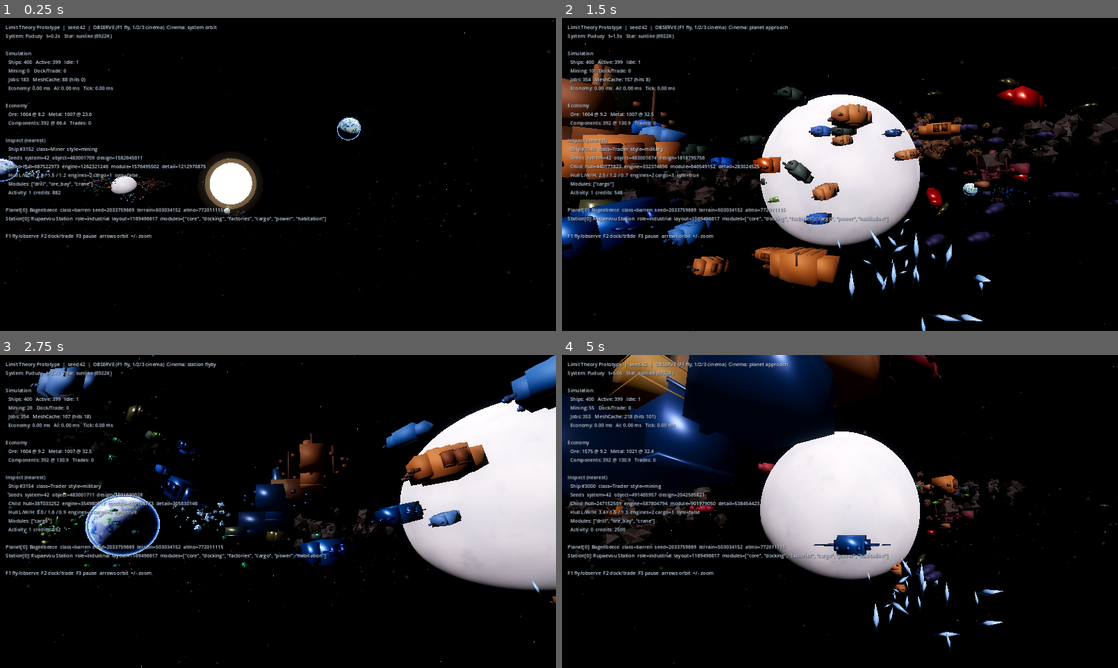
Above: before the commit, frames 1-4 (two rows, left to right).
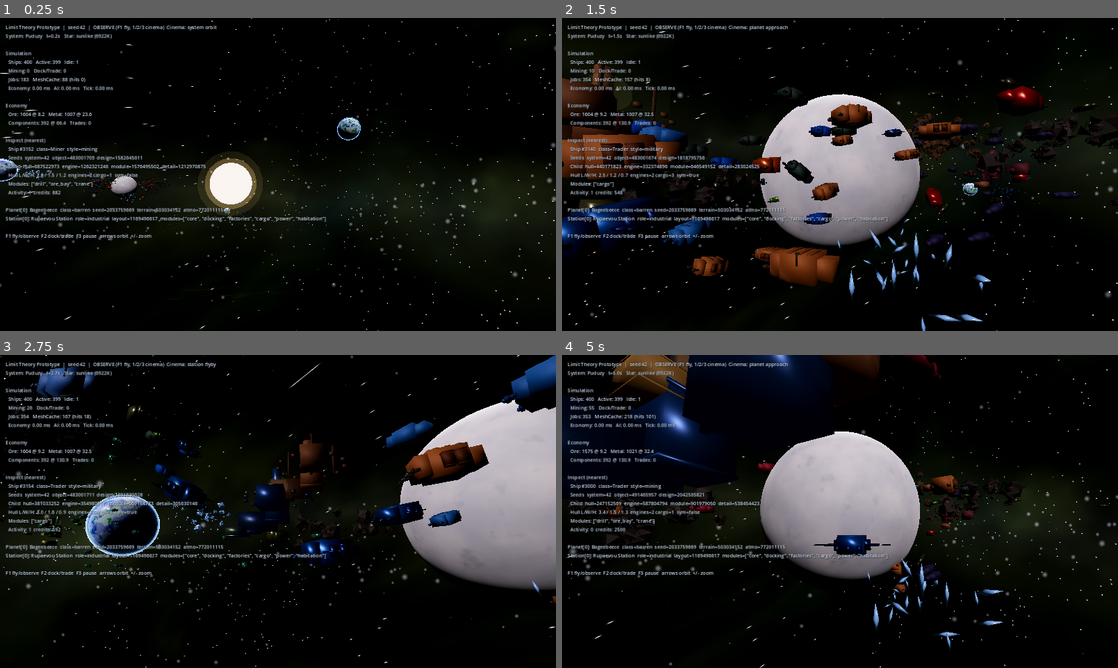
Above: after the commit, the same moments.

Repository: GeneralKnowledge/EternalWar
Game: Godot game, scene res://scenes/main.tscn
Two runs of this game, one before a commit and one after it. Both use one fixed random seed, a clock stepped at 60 frames per second and the inputs below.
Inputs (mouse positions are in pixels of both pictures, inside the frame that each line leads up to):
- Up to frame 1 (0.25 s): no input
- Up to frame 2 (1.5 s): tap Enter at 0.5 s; move the mouse to (962, 158) at 0.52 s; hold Right (ui_right) 0.53-1.28 s; tap 1 at 0.6 s; click (962, 158) at 0.67 s; tap Space at 0.77 s; move the mouse to (728, 190) at 1.27 s; hold Down (ui_down) from 1.28 s (still down); tap 2 at 1.35 s
- Up to frame 3 (2.75 s): tap Space at 1.52 s; move the mouse to (333, 442) at 2.02 s; release Down (ui_down) at 2.03 s; hold Right (ui_right) from 2.03 s (still down); tap 3 at 2.1 s
- Up to frame 4 (5 s): move the mouse to (812, 574) at 2.77 s; release Right (ui_right) at 2.78 s; hold Up (ui_up) 2.78-3.53 s; tap C at 2.85 s; click (812, 574) at 2.92 s; tap Space at 3.02, 3.77, 4.52 s; move the mouse to (1006, 558) at 3.52 s; hold Left (ui_left) from 3.53 s (still down); tap 1 at 3.6 s; move the mouse to (673, 464) at 4.27 s; tap 2 at 4.35 s

The runs differ from the first frame. In frame 1, 5.8% of the frame differs, in the area x 0-100%, y 0-100%; in frame 2, 22%; in frame 3, 20%; in frame 4, 20%.

Commit message:
Fix washed-out black sky with dense starfield and soft backdrop
Restore MultiMesh billboard stars and galactic dust, lift the procedural
sky tint so empty space is not crushed black, and crush bloom/star emission
that was blowing the Compatibility renderer to white.

Co-authored-by: GeneralKnowledge <GeneralKnowledge@users.noreply.github.com>

Diff:
--- a/presentation/generators/starfield_gen.gd
+++ b/presentation/generators/starfield_gen.gd
@@ -3,7 +3,8 @@
 extends RefCounted
 
 
-static func build_multimesh(system_seed: int, count: int = 3200) -> MultiMesh:
+static func build_multimesh(system_seed: int, count: int = 4800) -> MultiMesh:
+	## Dense far-field stars. Counts should stay high so empty sky never reads as flat black.
 	var rng := SeedHash.make_rng(system_seed, "starfield")
 	var mm := MultiMesh.new()
 	mm.transform_format = MultiMesh.TRANSFORM_3D
@@ -13,51 +14,48 @@
 	mm.mesh = quad
 	mm.instance_count = count
 
-	# Cluster seeds + galactic plane bias
 	var clusters: Array[Vector3] = []
 	clusters.append(rng.dir3())
-	for i in mini(72, count):
+	for i in mini(96, count):
 		var base: Vector3 = clusters[rng.randi_range(0, clusters.size() - 1)]
-		var p: Vector3 = (base + rng.dir3() * rng.randf_range(0.04, 0.48)).normalized()
-		clusters.append(p)
+		clusters.append((base + rng.dir3() * rng.randf_range(0.04, 0.48)).normalized())
 
 	# Galactic plane normal (deterministic tilt)
 	var plane_n := Vector3(rng.randf_range(-0.2, 0.2), 1.0, rng.randf_range(-0.2, 0.2)).normalized()
 
 	for i in count:
 		var dir: Vector3
-		var on_plane := rng.randf() < 0.42
+		var on_plane := rng.randf() < 0.45
 		if on_plane:
-			# Sample near galactic plane: project random dir onto plane band
 			dir = rng.dir3()
 			dir = (dir - plane_n * dir.dot(plane_n) * rng.randf_range(0.55, 0.95)).normalized()
 			if rng.randf() < 0.5:
 				dir = (dir + clusters[rng.randi_range(0, clusters.size() - 1)] * 0.35).normalized()
-		elif rng.randf() < 0.75:
-			dir = clusters[rng.randi_range(0, clusters.size() - 1)]
-			dir = (dir + rng.dir3() * rng.randf_range(0.0, 0.1)).normalized()
+		elif rng.randf() < 0.72:
+			dir = (clusters[rng.randi_range(0, clusters.size() - 1)] + rng.dir3() * rng.randf_range(0.0, 0.12)).normalized()
 		else:
 			dir = rng.dir3()
 
-		var dist := rng.randf_range(7500.0, 15000.0)
-		var mag := pow(rng.randf(), 2.5)
+		var dist := rng.randf_range(7200.0, 14800.0)
+		var mag := pow(rng.randf(), 2.2)
 		if on_plane:
-			mag = minf(1.0, mag + 0.08)
-		var size := lerpf(2.8, 20.0, mag)
+			mag = minf(1.0, mag + 0.1)
+		# Keep points small so they read as stars, not glowing discs under bloom.
+		var size := lerpf(3.2, 14.0, mag)
 		var temp_k := lerpf(2800.0, 14000.0, rng.randf())
-		# Hotter stars rarer
 		if rng.randf() < 0.7:
-			temp_k = lerpf(3000.0, 7000.0, rng.randf())
+			temp_k = lerpf(3200.0, 7200.0, rng.randf())
 		var col := StellarColour.from_temperature(temp_k)
-		var bright := 0.35 + mag * 1.0
+		# Bright enough to survive ACES + dark sky without forcing bloom blowout.
+		var bright := 0.55 + mag * 1.15
 		col = Color(col.r * bright, col.g * bright, col.b * bright)
 		mm.set_instance_transform(i, Transform3D(Basis.IDENTITY.scaled(Vector3.ONE * size), dir * dist))
 		mm.set_instance_color(i, col)
 	return mm
 
 
-static func build_galactic_dust(system_seed: int, count: int = 400) -> MultiMesh:
-	## Faint large-scale dust along the galactic plane.
+static func build_galactic_dust(system_seed: int, count: int = 520) -> MultiMesh:
+	## Soft large-scale dust along the galactic plane — structure without washing the sky.
 	var rng := SeedHash.make_rng(system_seed, "galactic_dust")
 	var mm := MultiMesh.new()
 	mm.transform_format = MultiMesh.TRANSFORM_3D
@@ -71,10 +69,15 @@
 	for i in count:
 		var dir := rng.dir3()
 		dir = (dir - plane_n * dir.dot(plane_n) * rng.randf_range(0.7, 0.98)).normalized()
-		var dist := rng.randf_range(5000.0, 11000.0)
-		var size := rng.randf_range(40.0, 120.0)
-		var a := rng.randf_range(0.04, 0.14)
-		var c := Color(tint.r, tint.g, tint.b, a)
+		var dist := rng.randf_range(5200.0, 12000.0)
+		var size := rng.randf_range(55.0, 160.0)
+		var a := rng.randf_range(0.06, 0.18)
+		var c := Color(
+			lerpf(tint.r, 0.55, 0.25),
+			lerpf(tint.g, 0.5, 0.2),
+			lerpf(tint.b, 0.75, 0.35),
+			a
+		)
 		mm.set_instance_transform(i, Transform3D(Basis.IDENTITY.scaled(Vector3.ONE * size), dir * dist))
 		mm.set_instance_color(i, c)
 	return mm
@@ -83,6 +86,6 @@
 static func nebula_color(system_seed: int) -> Color:
 	var rng := SeedHash.make_rng(system_seed, "nebula")
 	var h := rng.randf()
-	var s := rng.randf_range(0.3, 0.7)
-	var l := rng.randf_range(0.12, 0.35)
+	var s := rng.randf_range(0.35, 0.72)
+	var l := rng.randf_range(0.16, 0.38)
 	return Color.from_hsv(h, s, l)
--- a/presentation/stellar_colour.gd
+++ b/presentation/stellar_colour.gd
@@ -24,4 +24,4 @@
 
 
 static func luminosity_energy(luminosity: float) -> float:
-	return 2.4 + clampf(luminosity, 0.3, 3.0) * 1.8
+	return 1.4 + clampf(luminosity, 0.3, 3.0) * 1.1
--- a/presentation/system_presenter.gd
+++ b/presentation/system_presenter.gd
@@ -74,29 +74,43 @@
 	var star: Dictionary = sim.world["star"]
 	var light := DirectionalLight3D.new()
 	light.light_color = StellarColour.from_temperature(float(star.get("temperature", 5800.0)))
-	light.light_energy = float(star.get("luminosity", 1.2)) * 1.15
+	# Keep the local sun readable without blooming the whole frame white.
+	light.light_energy = clampf(float(star.get("luminosity", 1.2)) * 0.72, 0.45, 1.6)
 	light.shadow_enabled = false
 	light.rotation_degrees = Vector3(-38, 42, 0)
 	add_child(light)
 
+	var nebula: Color = sim.world.get("nebula_color", Color(0.25, 0.15, 0.45))
+	nebula = Color.from_hsv(nebula.h, clampf(nebula.s * 1.15, 0.35, 0.8), clampf(nebula.v * 1.25, 0.18, 0.42))
+
 	var env := WorldEnvironment.new()
 	var e := Environment.new()
-	e.background_mode = Environment.BG_COLOR
-	var nebula: Color = sim.world.get("nebula_color", Color(0.02, 0.03, 0.05))
-	# True deep space — almost black, nebula lives in layered shaders.
-	e.background_color = Color(0.003, 0.004, 0.008)
+	# Soft procedural sky fills voids; MultiMesh billboards supply dense star points.
+	e.background_mode = Environment.BG_SKY
+	var sky := Sky.new()
+	sky.process_mode = Sky.PROCESS_MODE_REALTIME
+	sky.radiance_size = Sky.RADIANCE_SIZE_256
+	var sky_mat := ShaderMaterial.new()
+	sky_mat.shader = load("res://shaders/deep_space_sky.gdshader")
+	sky_mat.set_shader_parameter("seed", float(sim.seed_value))
+	sky_mat.set_shader_parameter("nebula_tint", Vector3(nebula.r, nebula.g, nebula.b))
+	sky_mat.set_shader_parameter("nebula_strength", 0.7)
+	sky_mat.set_shader_parameter("band_strength", 0.62)
+	sky.sky_material = sky_mat
+	e.sky = sky
 	e.ambient_light_source = Environment.AMBIENT_SOURCE_COLOR
-	e.ambient_light_color = Color(0.04, 0.045, 0.06).lerp(nebula, 0.12)
-	e.ambient_light_energy = 0.3
+	e.ambient_light_color = Color(0.045, 0.05, 0.075).lerp(nebula, 0.35)
+	e.ambient_light_energy = 0.32
 	e.tonemap_mode = Environment.TONE_MAPPER_ACES
-	e.tonemap_exposure = 0.92
+	e.tonemap_exposure = 0.88
+	# Glow for engines/beacons only — high threshold stops sky/star blowout.
 	e.glow_enabled = true
-	e.glow_intensity = 0.75
-	e.glow_bloom = 0.38
-	e.glow_hdr_threshold = 0.75
+	e.glow_intensity = 0.28
+	e.glow_bloom = 0.06
+	e.glow_hdr_threshold = 1.35
 	e.fog_enabled = true
-	e.fog_light_color = Color(nebula.r * 0.35, nebula.g * 0.35, nebula.b * 0.4)
-	e.fog_density = 0.000018
+	e.fog_light_color = Color(nebula.r * 0.4, nebula.g * 0.4, nebula.b * 0.5)
+	e.fog_density = 0.000016
 	e.fog_aerial_perspective = 0.05
 	env.environment = e
 	_env_node = env
@@ -108,16 +122,17 @@
 
 
 func _build_starfield() -> void:
+	# Primary dense starfield — additive billboards always fill empty sky.
 	var stars := MultiMeshInstance3D.new()
-	stars.multimesh = StarfieldGen.build_multimesh(sim.seed_value, 3800)
+	stars.multimesh = StarfieldGen.build_multimesh(sim.seed_value, 5200)
 	var mat := ShaderMaterial.new()
 	mat.shader = load("res://shaders/starfield.gdshader")
 	stars.material_override = mat
 	add_child(stars)
 
-	# Layer 2 — faint galactic dust band
+	# Soft galactic dust band for large-scale structure.
 	var dust := MultiMeshInstance3D.new()
-	dust.multimesh = StarfieldGen.build_galactic_dust(sim.seed_value, 420)
+	dust.multimesh = StarfieldGen.build_galactic_dust(sim.seed_value, 560)
 	var dmat := ShaderMaterial.new()
 	dmat.shader = load("res://shaders/starfield.gdshader")
 	dust.material_override = dmat
@@ -125,30 +140,33 @@
 
 
 func _build_nebula_layers(nebula: Color) -> void:
+	# Far veils — colour accents, not a mid-distance white wash.
 	var rng := SeedHash.make_rng(sim.seed_value, "nebula_layers")
 	var shader: Shader = load("res://shaders/nebula.gdshader")
 	for i in 3:
 		var mi := MeshInstance3D.new()
 		var plane := PlaneMesh.new()
-		var sz := rng.randf_range(6000.0, 11000.0)
+		var sz := rng.randf_range(7000.0, 12000.0)
 		plane.size = Vector2(sz, sz)
 		mi.mesh = plane
 		var mat := ShaderMaterial.new()
 		mat.shader = shader
-		# Structured colour against black — not a full-sky wash.
 		var layer_col := Color.from_hsv(
-			nebula.h + rng.randf_range(-0.06, 0.06),
-			clampf(nebula.s * 1.1 + 0.1, 0.3, 0.7),
-			clampf(nebula.v * 1.4 + 0.15, 0.2, 0.45)
+			nebula.h + rng.randf_range(-0.08, 0.08),
+			clampf(nebula.s * 1.05 + 0.05, 0.3, 0.75),
+			clampf(nebula.v * 1.2 + 0.1, 0.18, 0.42)
 		)
 		mat.set_shader_parameter("nebula_color", layer_col)
 		mat.set_shader_parameter("seed_offset", float(i) * 17.3 + float(sim.seed_value % 100) * 0.13)
-		mat.set_shader_parameter("density", rng.randf_range(0.45, 0.65))
+		mat.set_shader_parameter("density", rng.randf_range(0.42, 0.62))
 		mat.set_shader_parameter("soft_edge", rng.randf_range(0.4, 0.7))
-		mat.set_shader_parameter("brightness", rng.randf_range(0.18, 0.38))
+		mat.set_shader_parameter("brightness", rng.randf_range(0.2, 0.38))
 		mi.material_override = mat
 		var dir := rng.dir3()
-		mi.position = dir * rng.randf_range(9000.0, 16000.0)
+		if i < 2:
+			dir.y *= 0.35
+			dir = dir.normalized()
+		mi.position = dir * rng.randf_range(9000.0, 15000.0)
 		add_child(mi)
 		mi.look_at(Vector3.ZERO, Vector3.UP)
 
--- /dev/null
+++ b/shaders/deep_space_sky.gdshader
@@ -0,0 +1,76 @@
+shader_type sky;
+
+// Soft deep-space backdrop for Compatibility/OpenGL3.
+// Dense star *points* come from MultiMesh billboards; this fills voids with
+// a lifted indigo base, galactic band, and soft nebula lobes — never pure black.
+
+uniform float seed = 42.0;
+uniform vec3 nebula_tint = vec3(0.35, 0.22, 0.55);
+uniform float nebula_strength = 0.65;
+uniform float band_strength = 0.55;
+
+float hash21(vec2 p) {
+	p = fract(p * vec2(123.34, 456.21) + seed * 0.01);
+	p += dot(p, p + 45.32);
+	return fract(p.x * p.y);
+}
+
+float noise2(vec2 p) {
+	vec2 i = floor(p);
+	vec2 f = fract(p);
+	f = f * f * (3.0 - 2.0 * f);
+	float a = hash21(i);
+	float b = hash21(i + vec2(1.0, 0.0));
+	float c = hash21(i + vec2(0.0, 1.0));
+	float d = hash21(i + vec2(1.0, 1.0));
+	return mix(mix(a, b, f.x), mix(c, d, f.x), f.y);
+}
+
+float fbm(vec2 p) {
+	float v = 0.0;
+	float a = 0.5;
+	mat2 m = mat2(vec2(0.8, 0.6), vec2(-0.6, 0.8));
+	for (int i = 0; i < 4; i++) {
+		v += a * noise2(p);
+		p = m * p * 2.07;
+		a *= 0.5;
+	}
+	return v;
+}
+
+void sky() {
+	vec3 dir = normalize(EYEDIR);
+
+	// Lifted void — readable indigo, not crushed black under ACES.
+	vec3 col = vec3(0.02, 0.024, 0.045);
+	col = mix(col, nebula_tint * 0.22, 0.55);
+
+	// Galactic band
+	vec3 band_n = normalize(vec3(0.18, 1.0, 0.1));
+	float band = 1.0 - abs(dot(dir, band_n));
+	band = pow(clamp(band, 0.0, 1.0), 3.8);
+	vec2 band_uv = vec2(atan(dir.z, dir.x), dir.y) * 2.2 + seed * 0.01;
+	float band_noise = fbm(band_uv * 1.6);
+	col += nebula_tint * band * band_noise * band_strength * 0.85;
+	col += vec3(0.18, 0.2, 0.32) * band * 0.28 * band_strength;
+
+	// Asymmetric nebula lobes (structure, not full-sky wash)
+	vec2 nuv = dir.xy * 1.5 + dir.z * 0.85 + vec2(seed * 0.02, seed * 0.015);
+	float n1 = fbm(nuv * 1.1);
+	float n2 = fbm(nuv * 2.8 + 9.0);
+	float veil = smoothstep(0.38, 0.82, n1 * 0.6 + n2 * 0.5);
+	float lobe = smoothstep(0.15, 0.75, abs(dir.x + 0.25 * dir.y + n2 * 0.35));
+	col += nebula_tint * veil * lobe * nebula_strength * 0.55;
+	col += nebula_tint.bgr * veil * (1.0 - lobe) * nebula_strength * 0.28;
+
+	// Sparse soft sparkle layer (large cells — survives low-res sky / Compat)
+	vec2 suv = dir.xy * 90.0 + dir.z * 40.0 + seed;
+	float cell = hash21(floor(suv));
+	if (cell > 0.97) {
+		vec2 f = fract(suv) - 0.5;
+		float spark = exp(-dot(f, f) * 90.0) * (0.35 + cell);
+		col += mix(vec3(1.0, 0.9, 0.75), vec3(0.7, 0.85, 1.0), hash21(floor(suv) + 3.1)) * spark;
+	}
+
+	COLOR = col;
+}
--- a/shaders/nebula.gdshader
+++ b/shaders/nebula.gdshader
@@ -52,8 +52,8 @@
 	float n2 = fbm(uv * 5.5 - vec2(seed_offset * 0.05, 0.3));
 	float veil = smoothstep(1.0 - density, 1.0, n * 0.65 + n2 * 0.45);
 	float alpha = veil * radial * brightness;
-	vec3 col = nebula_color.rgb * (0.55 + n2 * 0.8);
+	vec3 col = nebula_color.rgb * (0.5 + n2 * 0.55);
 	ALBEDO = col;
-	EMISSION = col * (1.2 + n * 0.8);
-	ALPHA = clamp(alpha, 0.0, 0.85);
+	EMISSION = col * (0.55 + n * 0.45);
+	ALPHA = clamp(alpha, 0.0, 0.55);
 }
--- a/shaders/star.gdshader
+++ b/shaders/star.gdshader
@@ -13,6 +13,6 @@
 	vec3 col = star_color.rgb;
 	vec3 hot = mix(col, vec3(1.0, 0.98, 0.92), 0.65);
 	ALBEDO = mix(col, hot, core);
-	EMISSION = hot * (emission_energy * core_hot * (0.55 + core * 0.9))
-		+ col * rim * corona * 8.0;
+	EMISSION = hot * (emission_energy * core_hot * (0.45 + core * 0.7))
+		+ col * rim * corona * 2.2;
 }
--- a/shaders/starfield.gdshader
+++ b/shaders/starfield.gdshader
@@ -28,6 +28,7 @@
 	}
 	vec3 col = COLOR.rgb;
 	ALBEDO = col;
-	EMISSION = col * (2.0 + core * 5.0);
+	// Bright points without HDR spikes that bloom into white discs.
+	EMISSION = col * (1.35 + core * 2.4);
 	ALPHA = clamp(a, 0.0, 1.0);
 }
--- a/simulation/system_generator.gd
+++ b/simulation/system_generator.gd
@@ -46,7 +46,7 @@
 	]
 
 	var nebula_rng := SeedHash.make_rng(seed_value, "nebula")
-	var nebula_color := Color.from_hsv(nebula_rng.randf(), nebula_rng.randf_range(0.25, 0.65), nebula_rng.randf_range(0.08, 0.22))
+	var nebula_color := Color.from_hsv(nebula_rng.randf(), nebula_rng.randf_range(0.4, 0.75), nebula_rng.randf_range(0.2, 0.45))
 
 	return {
 		"seed": seed_value,
